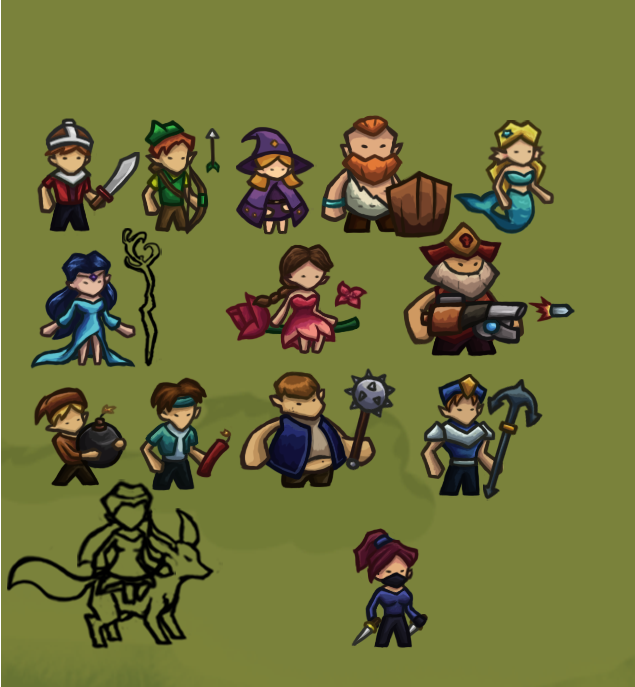
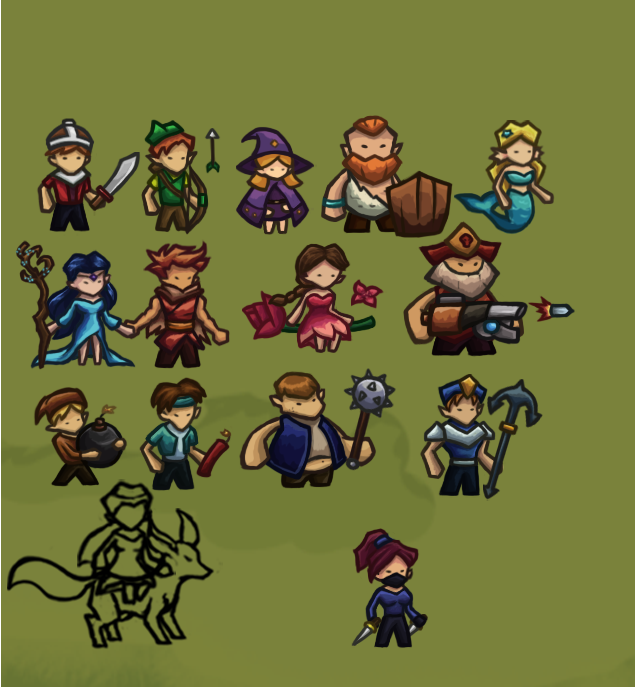
Layer changes from the first w=635, h=687 image to the second:
moved "Group 65" above "Group 66" over [15, 228, 387, 370]
removed layer "Layer 182" from group "Group 65" over [122, 228, 162, 367]
added layer "Layer 218" in group "Group 65" over [15, 246, 51, 283]
added layer "Layer 214" in group "Group 65" over [16, 240, 56, 370]
added layer "Layer 216" (25%) in group "Group 65" over [17, 247, 55, 364]
added layer "Layer 217" in group "Group 65" over [17, 243, 53, 339]
added layer "Layer 215" in group "Group 65" over [16, 242, 54, 369]
painted on "Layer 213" over [30, 249, 136, 370]
painted on "Layer 205" over [69, 269, 81, 296]
painted on "Layer 206" over [35, 253, 129, 365]
painted on "Layer 203" over [32, 251, 136, 367]
showed group "Group 66" (5 layers) over [118, 239, 387, 369]
added layer "Layer 221" in group "Group 66" over [119, 239, 230, 369]
added layer "Layer 222" (25%) in group "Group 66" over [128, 249, 230, 367]
added layer "Layer 226" in group "Group 66" over [122, 245, 229, 363]
added layer "Layer 220" in group "Group 66" over [122, 245, 229, 369]
painted on "Layer 107" over [334, 279, 387, 312]
painted on "Layer 110" over [338, 284, 383, 309]
painted on "Layer 111" over [341, 288, 377, 304]
painted on "Layer 109" over [336, 282, 382, 308]
painted on "Layer 105" over [225, 242, 378, 354]
painted on "Layer 106" over [230, 245, 374, 353]
painted on "Layer 104" over [228, 243, 375, 353]
painted on "Layer 102" over [225, 244, 375, 353]
